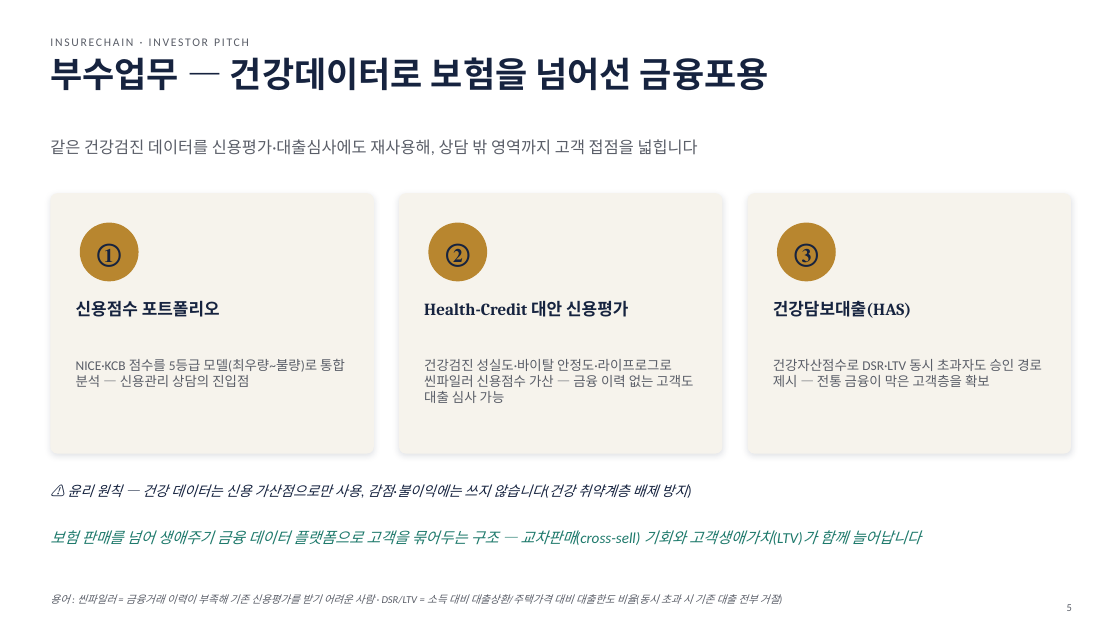
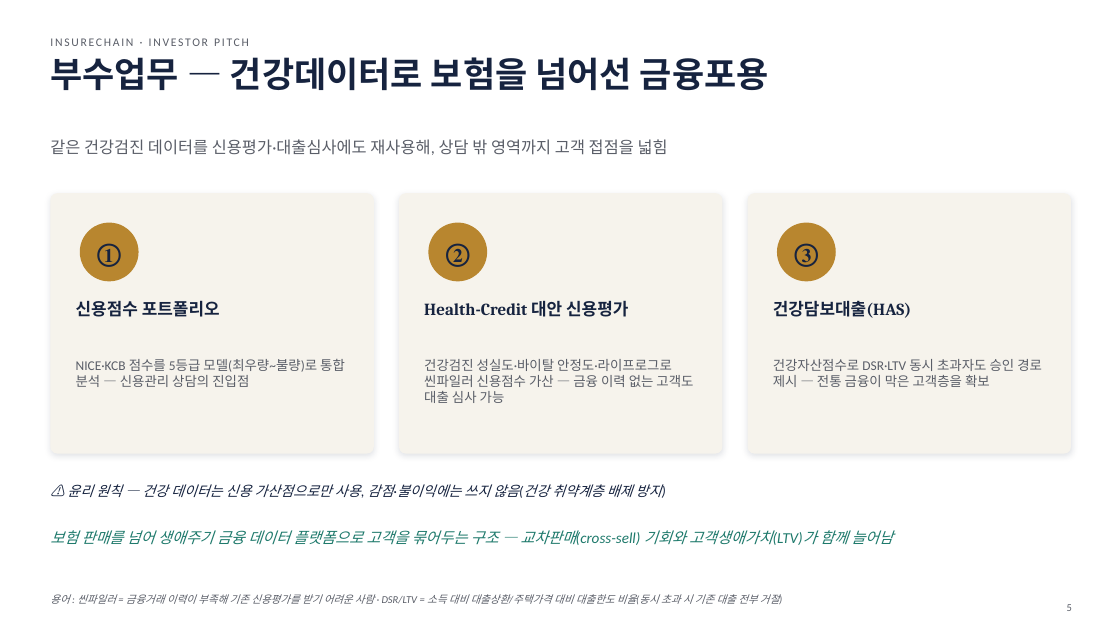
Before and after one commit to leeyonsei78/capstone_project_alpha, a slide deck: slide 5 of 인슈어체인_투자피칭_발표자료.pptx. Drawn at 1120x630 pixels with LibreOffice and Linux fonts; fonts in the diff are those of the drawing. Boxes give left, top, right and bottom in pixels: in the first picture for what was removed or moved away, otherwise in the second. Text is boxed around its words. In the diff, an @@ line names an element or a change of style, - is before the commit and + after.

```diff
--- a/인슈어체인_투자피칭_발표자료.pptx
+++ b/인슈어체인_투자피칭_발표자료.pptx
@@ text at bbox=[50, 139, 668, 155]: text changed @@
-같은 건강검진 데이터를 신용평가·대출심사에도 재사용해, 상담 밖 영역까지 고객 접점을 넓힙니다
+같은 건강검진 데이터를 신용평가·대출심사에도 재사용해, 상담 밖 영역까지 고객 접점을 넓힘
@@ text at bbox=[67, 484, 662, 497]: text changed @@
-⚠️ 윤리 원칙 — 건강 데이터는 신용 가산점으로만 사용, 감점·불이익에는 쓰지 않습니다(건강 취약계층 배제 방지)
+⚠️ 윤리 원칙 — 건강 데이터는 신용 가산점으로만 사용, 감점·불이익에는 쓰지 않음(건강 취약계층 배제 방지)
@@ text at bbox=[50, 530, 893, 545]: text changed @@
-보험 판매를 넘어 생애주기 금융 데이터 플랫폼으로 고객을 묶어두는 구조 — 교차판매(cross-sell) 기회와 고객생애가치(LTV)가 함께 늘어납니다
+보험 판매를 넘어 생애주기 금융 데이터 플랫폼으로 고객을 묶어두는 구조 — 교차판매(cross-sell) 기회와 고객생애가치(LTV)가 함께 늘어남
```
Also in this commit, not shown: 19 other slides changed, 1 other file.
